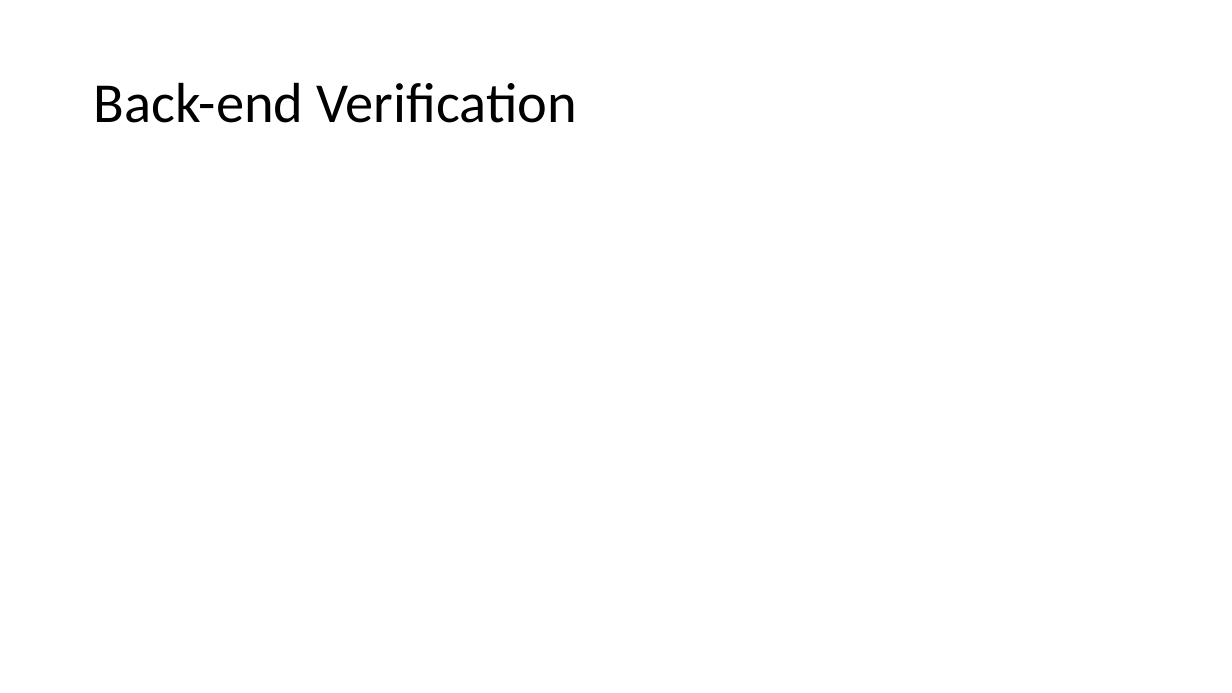
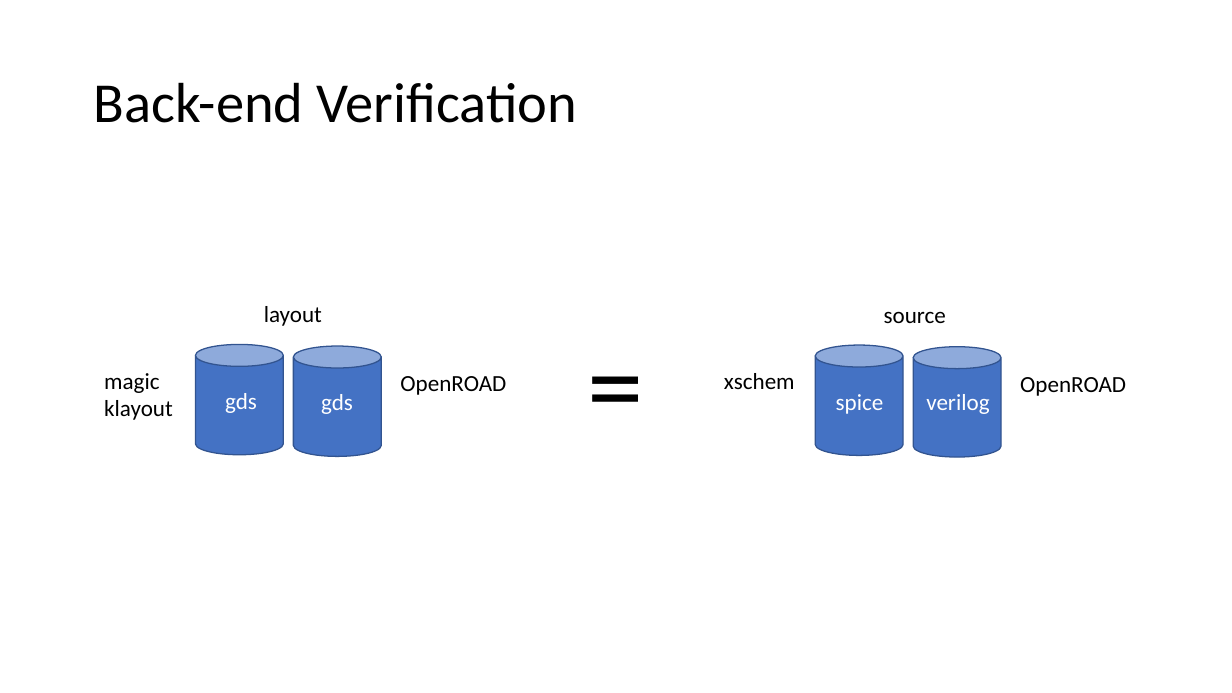
Before and after one commit to msaligane/US_Japan_Semiconductor_Workshop, a slide deck: slide 2 of Day 2 - 1505 - Pitfalls of Open-Source Chip Design Verification/Japan-US-Workshop-Bailey.pptx. Drawn at 1232x693 pixels with LibreOffice and Linux fonts; fonts in the diff are those of the drawing. Boxes give left, top, right and bottom in pixels: in the first picture for what was removed or moved away, otherwise in the second. Text is boxed around its words. In the diff, an @@ line names an element or a change of style, - is before the commit and + after.

```diff
--- a/Day 2 - 1505 - Pitfalls of Open-Source Chip Design Verification/Japan-US-Workshop-Bailey.pptx
+++ b/Day 2 - 1505 - Pitfalls of Open-Source Chip Design Verification/Japan-US-Workshop-Bailey.pptx
@@ text added at box(579, 308, 654, 454), 88 pt, text #000000 @@
+=
@@ group added at box(104, 306, 506, 457): 5 texts, 2 cylinders @@
+magic
+klayout
+layout
+OpenROAD
+gds
+gds
@@ group added at box(724, 311, 1126, 457): 5 texts, 2 cylinders @@
+xschem
+source
+OpenROAD
+spice
+verilog
```
Also in this commit, not shown: 3 other slides changed, 3 slides added, 2 slides removed.
